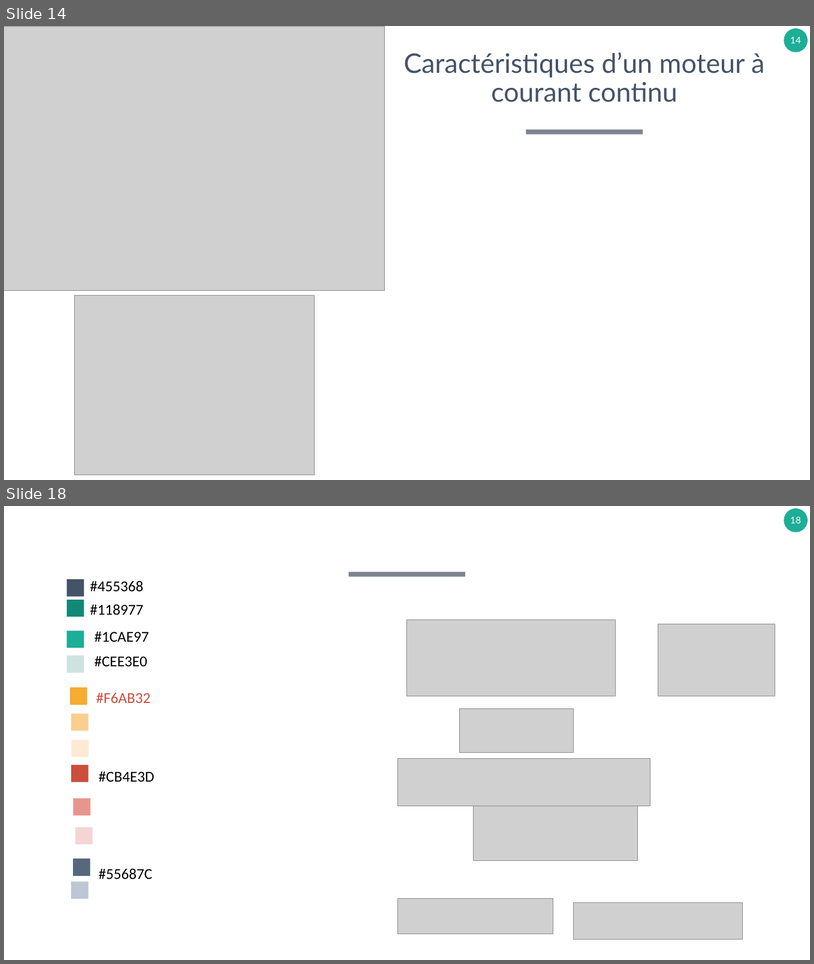
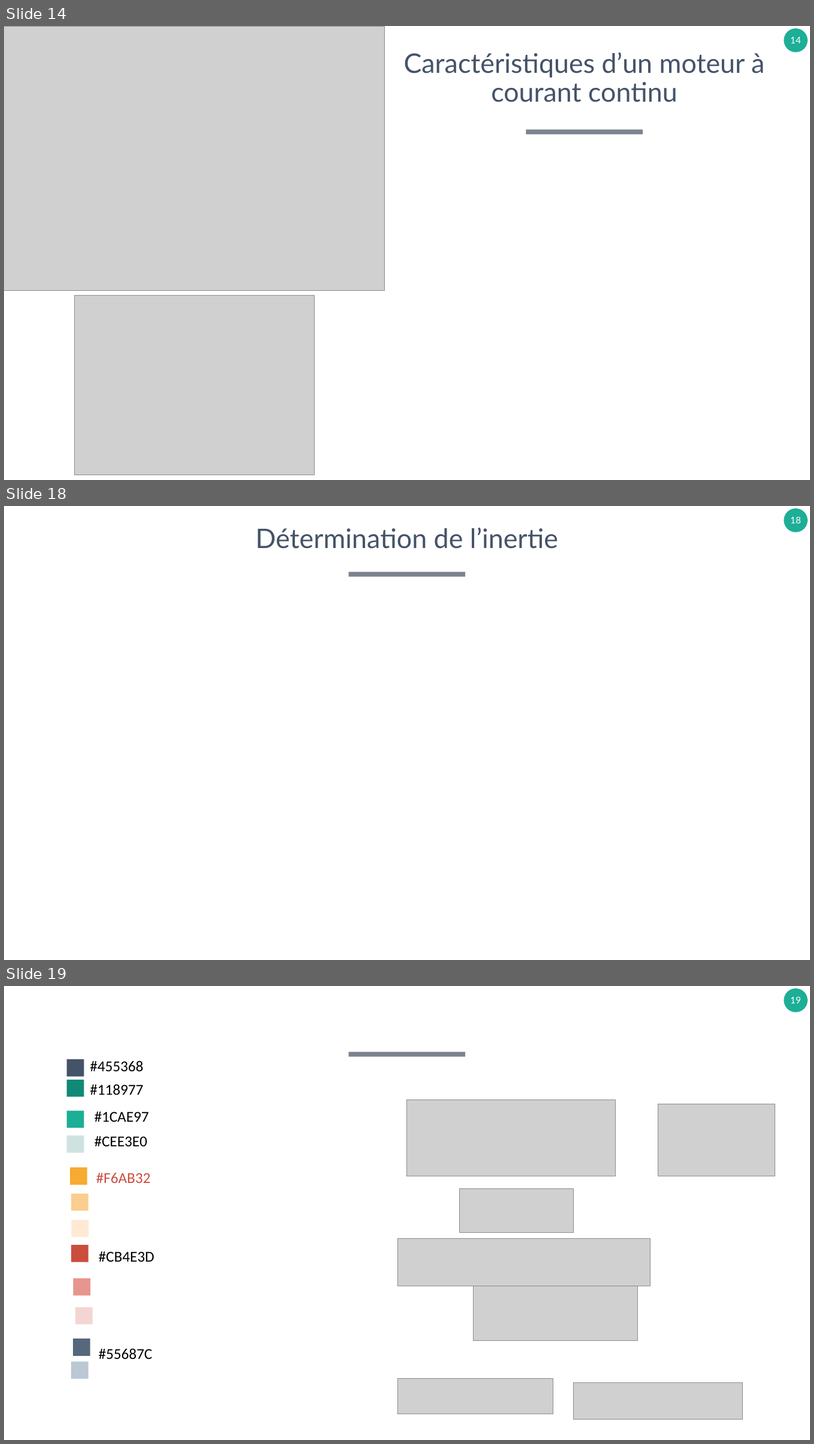
Before and after one commit to xpessoles/TP_Concours, a slide deck: B_Fiches_Protocoles/ProtocolesExpérimentaux.pptx. Shown one above the other, each under a label of ours: slides 14 and 18 before the commit, slides 14, 18 and 19 after it; the slides between them are not shown. The pictures are 814x964 and 814x1444 pixels, drawn with LibreOffice and Linux fonts; fonts in the diff are those of the drawing; grey boxes stand for pictures. Boxes give left, top, right and bottom in pixels: in the first picture for what was removed or moved away, otherwise in the second. Text is boxed around its words. In the diff, an @@ line names an element or a change of style, - is before the commit and + after.

```diff
--- a/B_Fiches_Protocoles/ProtocolesExpérimentaux.pptx
+++ b/B_Fiches_Protocoles/ProtocolesExpérimentaux.pptx
@@ slide 18 added at (4,506,810,960), background #FFFFFF; not listed: 2 template elements that a slide beside it also shows @@
@@ title added at (255,528,558,549), 32 pt, text #455368 @@
+Détermination de l’inertie
@@ what was slide 18 is now slide 19 @@
@@ page number at (791,997,801,1003): text changed @@
-18
+19
```
Also in this commit, not shown: 3 slides changed.
